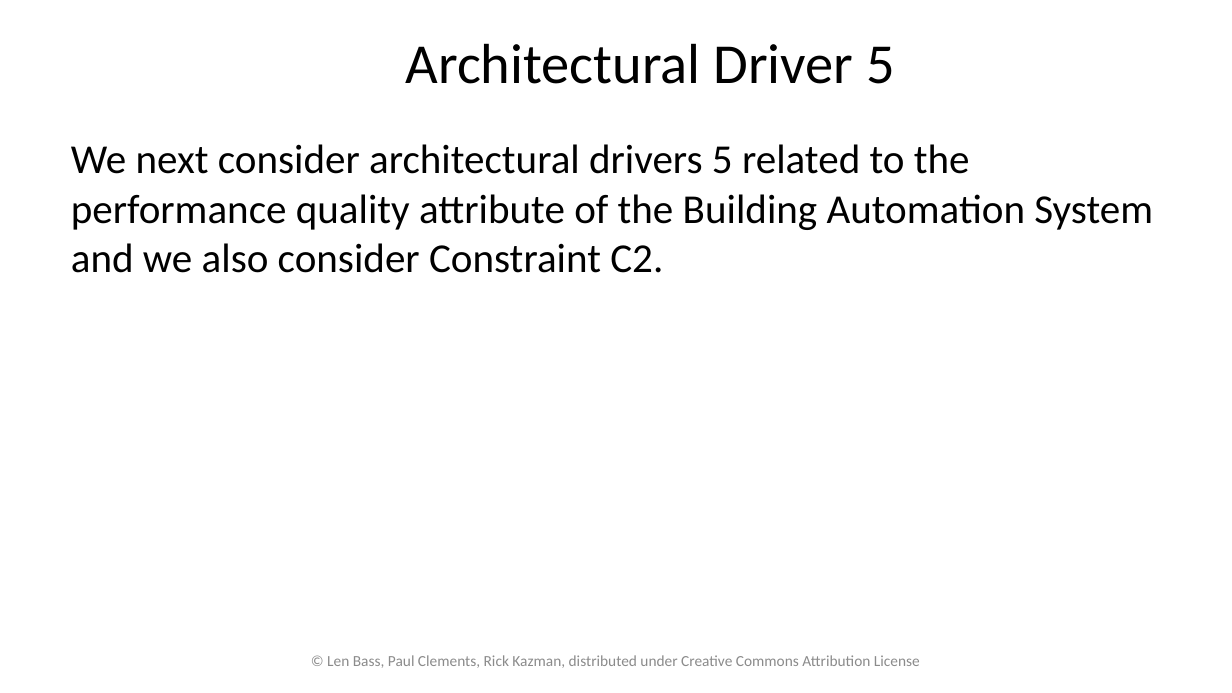
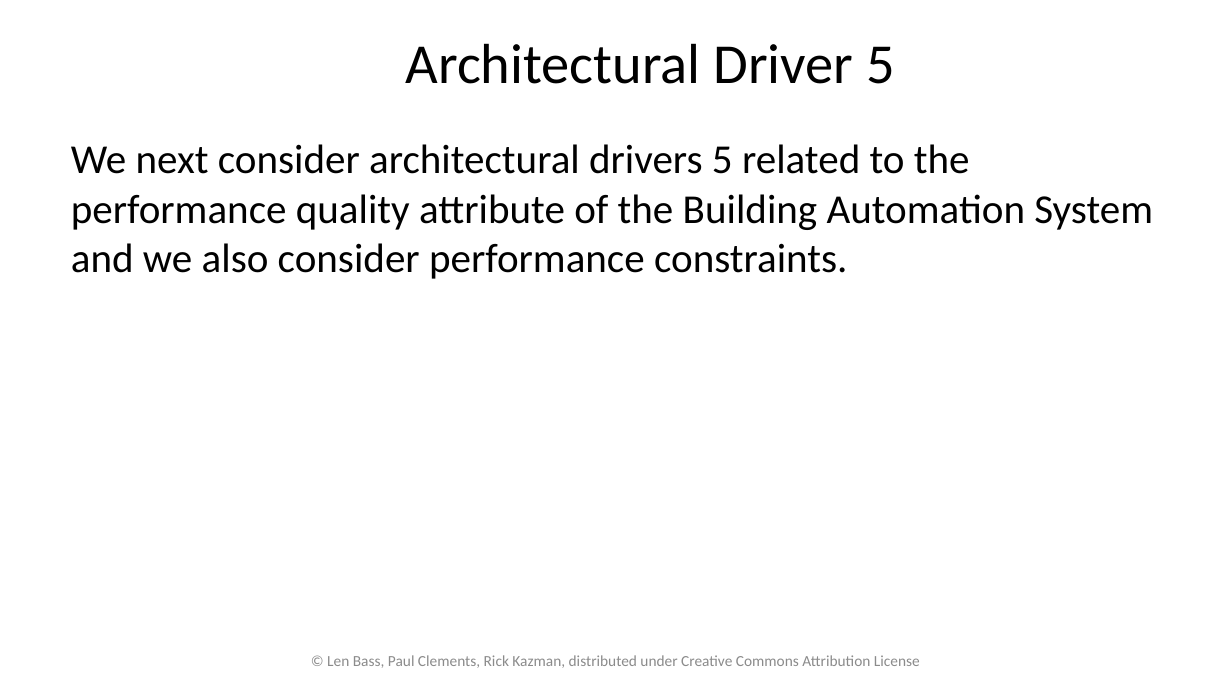
Before and after one commit to kthanasi-git/SW_Engineering, a slide deck: slide 24 of SOFTWARE ENGINEERING/SLIDES/21-More on Software Architecture.pptx. Drawn at 1232x693 pixels with LibreOffice and Linux fonts; fonts in the diff are those of the drawing; background and template pictures are left out. Boxes give left, top, right and bottom in pixels: in the first picture for what was removed or moved away, otherwise in the second. Text is boxed around its words. In the diff, an @@ line names an element or a change of style, - is before the commit and + after.

Commit message:
Final set of slides

```diff
--- a/SOFTWARE ENGINEERING/SLIDES/21-More on Software Architecture.pptx
+++ b/SOFTWARE ENGINEERING/SLIDES/21-More on Software Architecture.pptx
@@ text at (x1=71, y1=144, x2=1153, y2=279): text changed @@
-We next consider architectural drivers 5 related to the performance quality attribute of the Building Automation System and we also consider Constraint C2.
+We next consider architectural drivers 5 related to the performance quality attribute of the Building Automation System and we also consider performance constraints.
```
Also in this commit, not shown: 2 other slides changed, 1 slide added, 1 other file.
